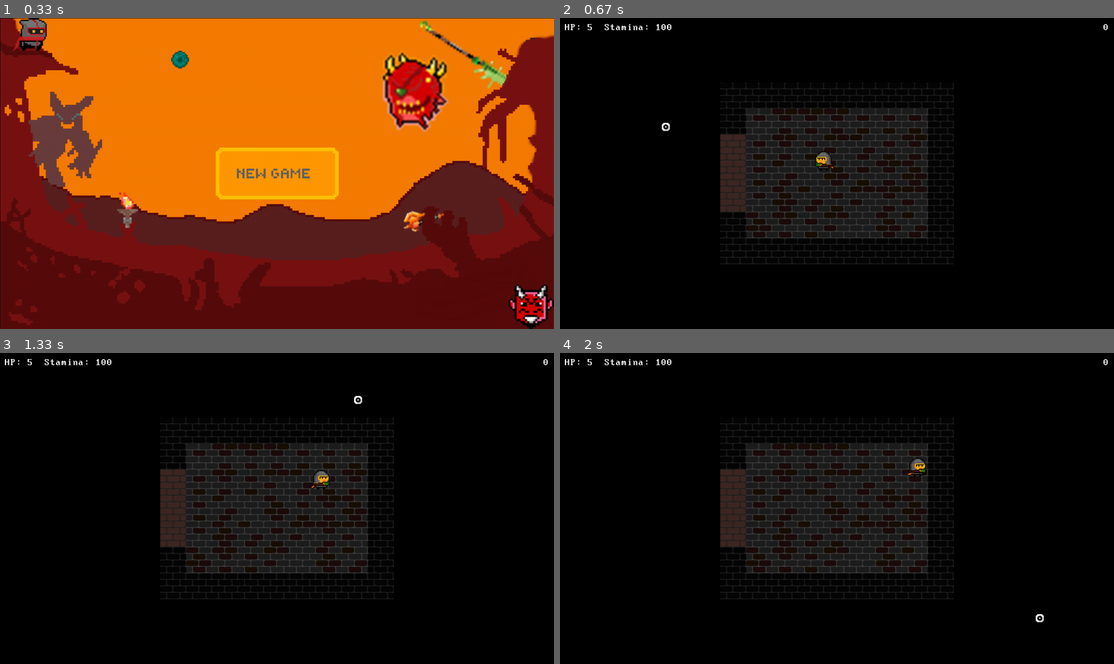
Above: before the commit, frames 1-4 (two rows, left to right).
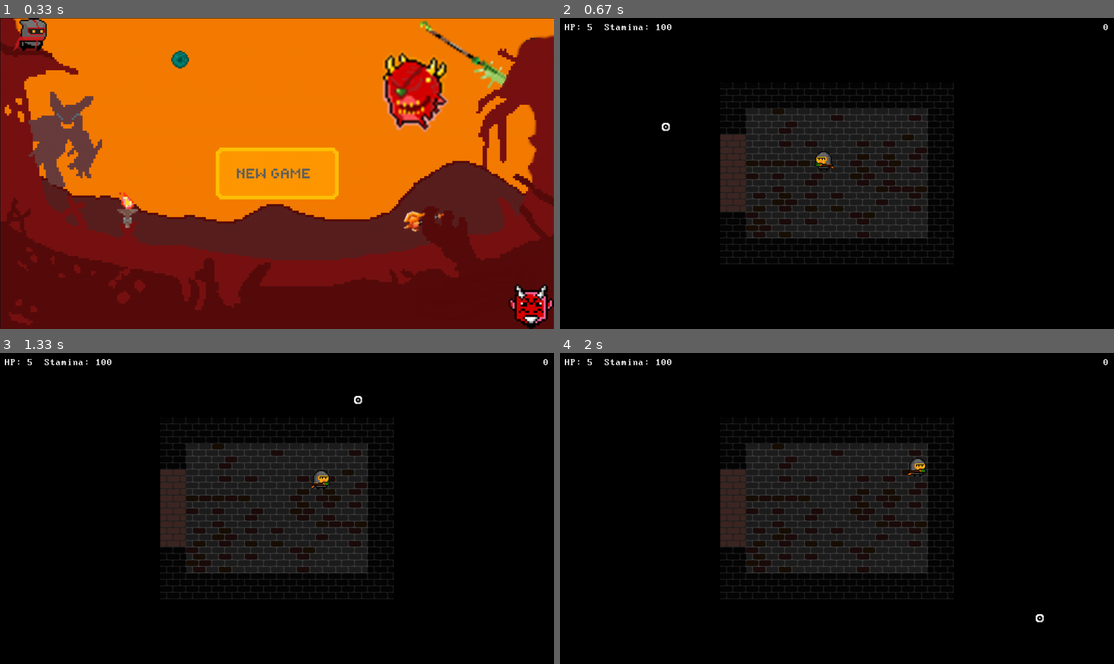
Above: after the commit, the same moments.

Repository: VladislavTuzov/PyGame
Game: pygame game, started from main.pyw
The game is run twice, just before and just after one commit, with the same random seed, the same clock (stepped at 60 frames per second) and the same inputs.
Inputs (mouse positions are in pixels of both pictures, inside the frame that each line leads up to):
- Up to frame 1 (0.33 s): no input
- Up to frame 2 (0.67 s): press the mouse at (837, 173) at 0.37 s; move the mouse to (748, 148) at 0.47 s; release the mouse at (665, 126) at 0.6 s
- Up to frame 3 (1.33 s): hold Right 0.67-1.13 s; move the mouse to (105, 580) at 0.7 s; hold Up from 1.17 s (still down); move the mouse to (360, 399) at 1.2 s
- Up to frame 4 (2 s): release Up at 1.47 s; hold Right 1.5-1.97 s; move the mouse to (1041, 617) at 1.53 s

Frame 1 is identical in both runs. In frame 2, 0.2% of the frame differs, in the area x 33-67%, y 29-71%; in frame 3, 0.2%; in frame 4, 0.2%.

Commit message:
separate Room class by PortalRoom, Spawn and Room

Diff:
--- a/classes/generation.py
+++ b/classes/generation.py
@@ -35,12 +35,16 @@
                 if cell in helpers.ROOMS:
                     pattern = patterns.get_random_pattern(cell)
                     self._add_gates(pattern, i, j)
-                    room = Room(pattern.pattern, self.location)
-                    self.matrix[i][j] = room
-                    if cell == helpers.SPAWN:
-                        self.current_room = self.matrix[i][j]
+                    if cell == helpers.PORTAL:
+                        room = PortalRoom(pattern.pattern, self.location)
+                    elif cell == helpers.ROOM:
+                        room = Room(pattern.pattern, self.location)
+                    elif cell == helpers.SPAWN:
+                        room = Spawn(pattern.pattern, self.location)
+                        self.current_room = room
                         self.current_x = j
                         self.current_y = i
+                    self.matrix[i][j] = room
                 elif cell in helpers.TUNNELS:
                     tunnel = Tunnel(self, self.location, cell)
                     self.matrix[i][j] = tunnel
@@ -85,6 +89,16 @@
     enemies_spawnpoints = []
     other_sprites = helpers.InteractionGroup()
 
+    def __init__(self, pattern, location):
+        self.width = len(pattern[0])
+        self.height = len(pattern)
+        self.location = location
+        self.pattern = pattern
+
+        self.image = self._parse_pattern()
+        self.rect = self.image.get_rect()
+        self.rect.center = SCREEN_CENTER
+
     def is_hero_outside_room(self, hero):
         if hero.rect.x < self.rect.x:
             return True, (-1, 0)
@@ -127,16 +141,6 @@
 
 
 class Room(Location):
-    def __init__(self, pattern, location):
-        self.width = len(pattern[0])
-        self.height = len(pattern)
-        self.location = location
-        self.pattern = pattern
-
-        self.image = self._parse_pattern()
-        self.rect = self.image.get_rect()
-        self.rect.center = SCREEN_CENTER
-
     def _parse_pattern(self):
         plate_size = get_plate_size(self.location)
         plate_width, plate_height = plate_size
@@ -151,7 +155,6 @@
         self.gates = []
         self.other_sprites = helpers.InteractionGroup()
 
-        self.hero_position = (0, 0)
         self.enemies_spawnpoints = []
 
         image = pygame.Surface((image_width, image_height))
@@ -182,26 +185,10 @@
                     gate_rect = pygame.Rect(on_screen_coords, plate_size)
                     self.gates.append(gate_rect)
 
-                elif cell == helpers.BIRTH:
-                    self.hero_position = on_screen_coords
-                    plate = pygame.image.load(get_random_plate(self.location))
-                    image.blit(plate, on_room_cords)
-
                 elif cell == helpers.ENEMY:
                     self.enemies_spawnpoints.append(on_screen_coords)
                     plate = pygame.image.load(get_random_plate(self.location))
                     image.blit(plate, on_room_cords)
-
-                elif cell == helpers.PORTAL:
-                    plate = pygame.image.load(get_random_plate(self.location))
-                    image.blit(plate, on_room_cords)
-
-                    portal_center = (
-                        on_screen_coords[0] + plate_width // 2,
-                        on_screen_coords[1] + plate_height // 2,
-                    )
-                    portal = Portal(portal_center)
-                    self.other_sprites.add(portal)
 
         self.randomize_enemies_spawns()
 
@@ -240,6 +227,115 @@
 
     def delete_enemies_spawns(self):
         self.enemies_spawnpoints.clear()
+
+
+class PortalRoom(Location):
+    def _parse_pattern(self):
+        plate_size = get_plate_size(self.location)
+        plate_width, plate_height = plate_size
+
+        image_width = self.width * plate_width
+        image_height = self.height * plate_height
+
+        image_center_x = image_width // 2
+        image_center_y = image_height // 2
+
+        self.walls = []
+        self.gates = []
+        self.other_sprites = helpers.InteractionGroup()
+
+        image = pygame.Surface((image_width, image_height))
+        for i, row in enumerate(self.pattern):
+            for j, cell in enumerate(row):
+                on_room_x = plate_width * j
+                on_room_y = plate_height * i
+                on_room_cords = (on_room_x, on_room_y)
+
+                on_screen_coords = (
+                    SCREEN_CENTER_X - (image_center_x - on_room_x),
+                    SCREEN_CENTER_Y - (image_center_y - on_room_y),
+                )
+
+                if cell == helpers.FLOOR:
+                    plate = pygame.image.load(get_random_plate(self.location))
+                    image.blit(plate, on_room_cords)
+
+                elif cell == helpers.WALL:
+                    wall = pygame.image.load(get_random_wall(self.location))
+                    image.blit(wall, on_room_cords)
+                    wall_rect = pygame.Rect(on_screen_coords, plate_size)
+                    self.walls.append(wall_rect)
+
+                elif cell == helpers.GATES:
+                    gate = pygame.image.load(get_random_gate(self.location))
+                    image.blit(gate, on_room_cords)
+                    gate_rect = pygame.Rect(on_screen_coords, plate_size)
+                    self.gates.append(gate_rect)
+
+                elif cell == helpers.PORTAL:
+                    plate = pygame.image.load(get_random_plate(self.location))
+                    image.blit(plate, on_room_cords)
+
+                    portal_center = (
+                        on_screen_coords[0] + plate_width // 2,
+                        on_screen_coords[1] + plate_height // 2,
+                    )
+                    portal = Portal(portal_center)
+                    self.other_sprites.add(portal)
+
+        return image
+
+
+class Spawn(Location):
+    def _parse_pattern(self):
+        plate_size = get_plate_size(self.location)
+        plate_width, plate_height = plate_size
+
+        image_width = self.width * plate_width
+        image_height = self.height * plate_height
+
+        image_center_x = image_width // 2
+        image_center_y = image_height // 2
+
+        self.walls = []
+        self.gates = []
+
+        self.hero_position = (0, 0)
+
+        image = pygame.Surface((image_width, image_height))
+        for i, row in enumerate(self.pattern):
+            for j, cell in enumerate(row):
+                on_room_x = plate_width * j
+                on_room_y = plate_height * i
+                on_room_cords = (on_room_x, on_room_y)
+
+                on_screen_coords = (
+                    SCREEN_CENTER_X - (image_center_x - on_room_x),
+                    SCREEN_CENTER_Y - (image_center_y - on_room_y),
+                )
+
+                if cell == helpers.FLOOR:
+                    plate = pygame.image.load(get_random_plate(self.location))
+                    image.blit(plate, on_room_cords)
+
+                elif cell == helpers.WALL:
+                    wall = pygame.image.load(get_random_wall(self.location))
+                    image.blit(wall, on_room_cords)
+                    wall_rect = pygame.Rect(on_screen_coords, plate_size)
+                    self.walls.append(wall_rect)
+
+                elif cell == helpers.GATES:
+                    gate = pygame.image.load(get_random_gate(self.location))
+                    image.blit(gate, on_room_cords)
+                    gate_rect = pygame.Rect(on_screen_coords, plate_size)
+                    self.gates.append(gate_rect)
+
+                elif cell == helpers.BIRTH:
+                    self.hero_position = on_screen_coords
+                    plate = pygame.image.load(get_random_plate(self.location))
+                    image.blit(plate, on_room_cords)
+
+        return image
 
 
 class Tunnel(Location):
